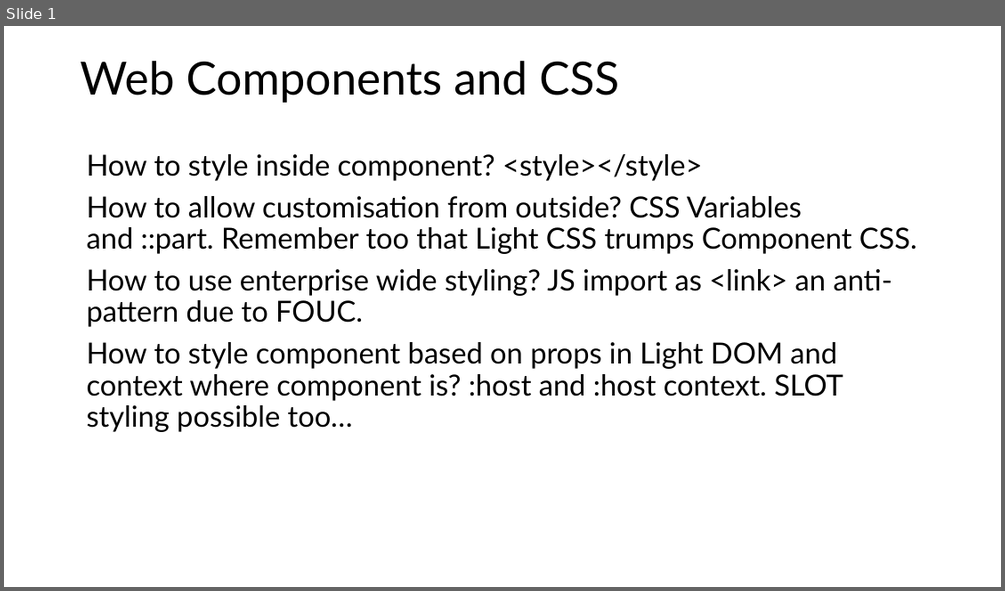
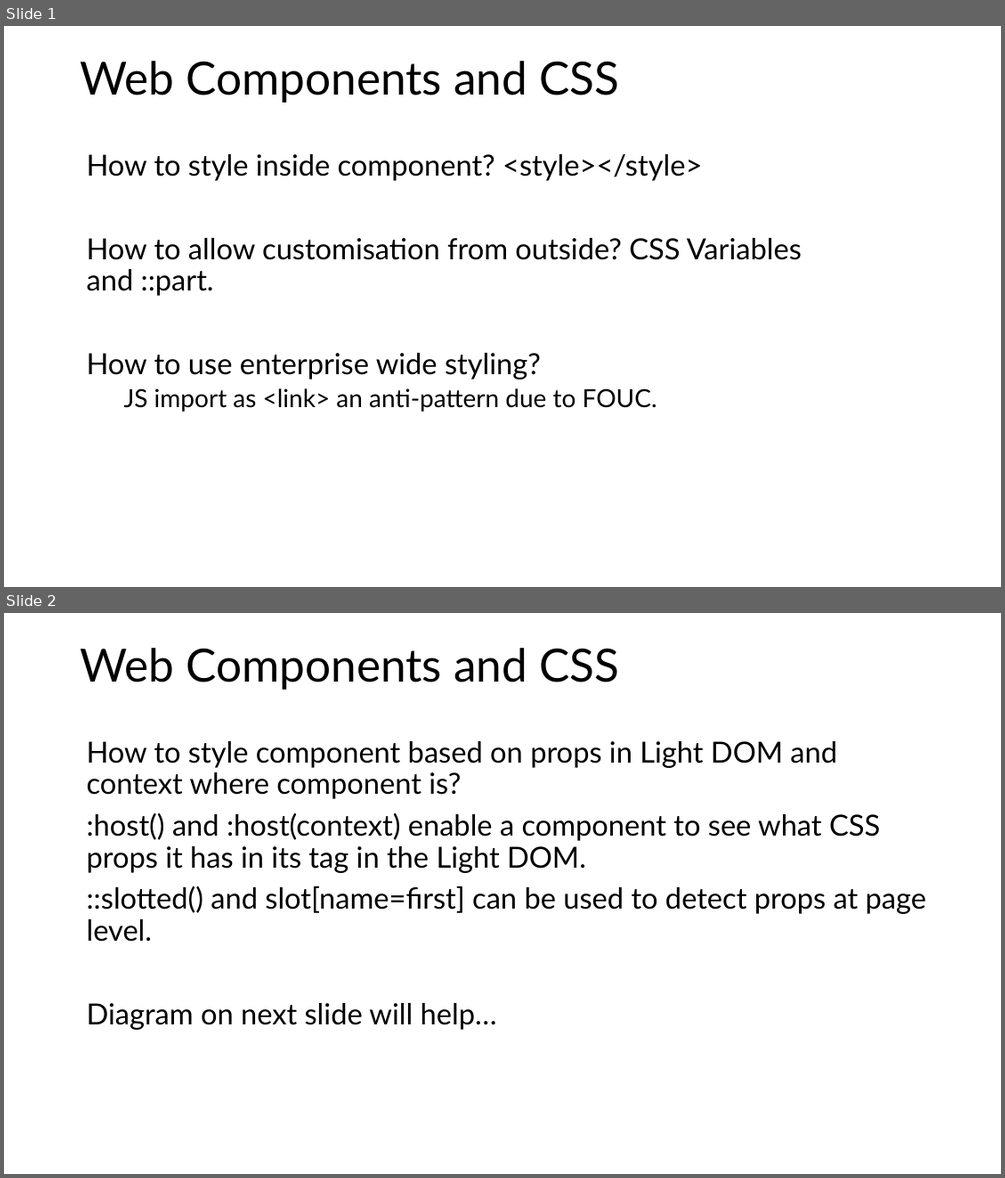
Before and after one commit to Python-Test-Engineer/web-components-v1, a slide deck: SLIDES/04-css.pptx. Shown one above the other, each under a label of ours: slide 1 before the commit, slides 1 and 2 after it. The pictures are 1005x591 and 1005x1178 pixels, drawn with LibreOffice and Linux fonts; fonts in the diff are those of the drawing. Boxes give left, top, right and bottom in pixels: in the first picture for what was removed or moved away, otherwise in the second. Text is boxed around its words. In the diff, an @@ line names an element or a change of style, - is before the commit and + after.

Commit message:
edit slot css

```diff
--- a/SLIDES/04-css.pptx
+++ b/SLIDES/04-css.pptx
@@ slide 2 added at box(4, 613, 1001, 1174), background #FFFFFF @@
@@ title added at box(80, 648, 619, 690), 44 pt, text #000000 @@
+Web Components and CSS
@@ text added at box(87, 741, 926, 1030), 28 pt, text #000000 @@
+How to style component based on props in Light DOM and context where component is?
+:host() and :host(context) enable a component to see what CSS props it has in its tag in the Light DOM.
+::slotted() and slot[name=first] can be used to detect props at page level.
+Diagram on next slide will help…
@@ slide 1 changed as well @@
@@ text at box(87, 238, 801, 411): text changed @@
-How to allow customisation from outside? CSS Variables and ::part. Remember too that Light CSS trumps Component CSS.
-How to use enterprise wide styling? JS import as <link> an anti-pattern due to FOUC.
-How to style component based on props in Light DOM and context where component is? :host and :host context. SLOT styling possible too…
+How to allow customisation from outside? CSS Variables and ::part.
+How to use enterprise wide styling?
+  JS import as <link> an anti-pattern due to FOUC.
```
Also in this commit, not shown: 1 other slide changed, 5 other files.
